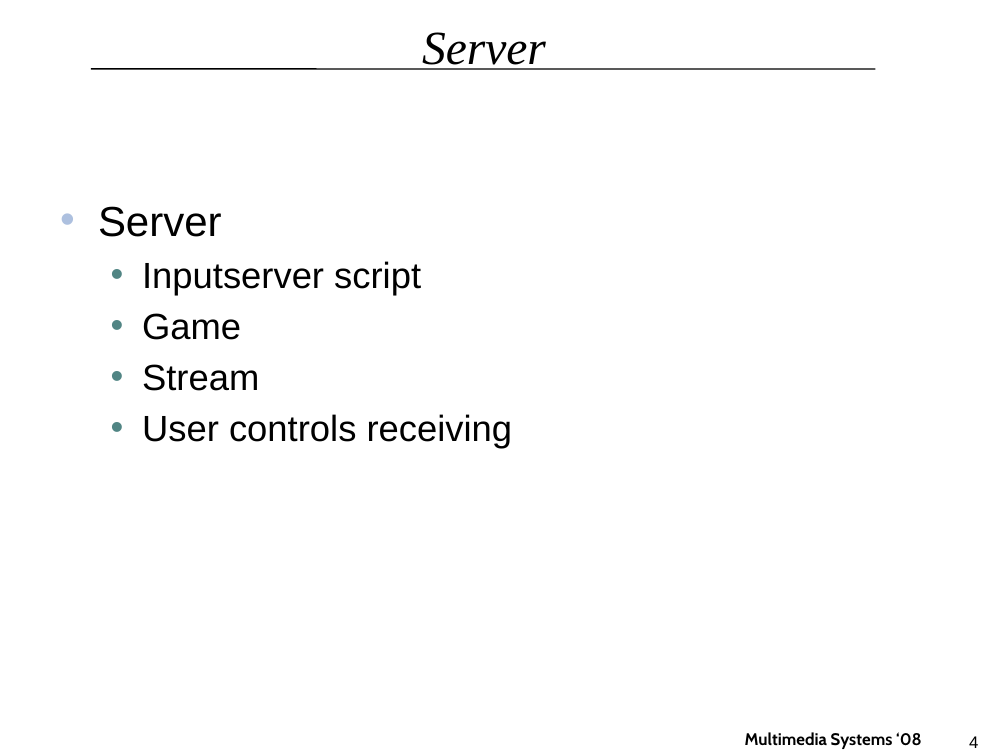
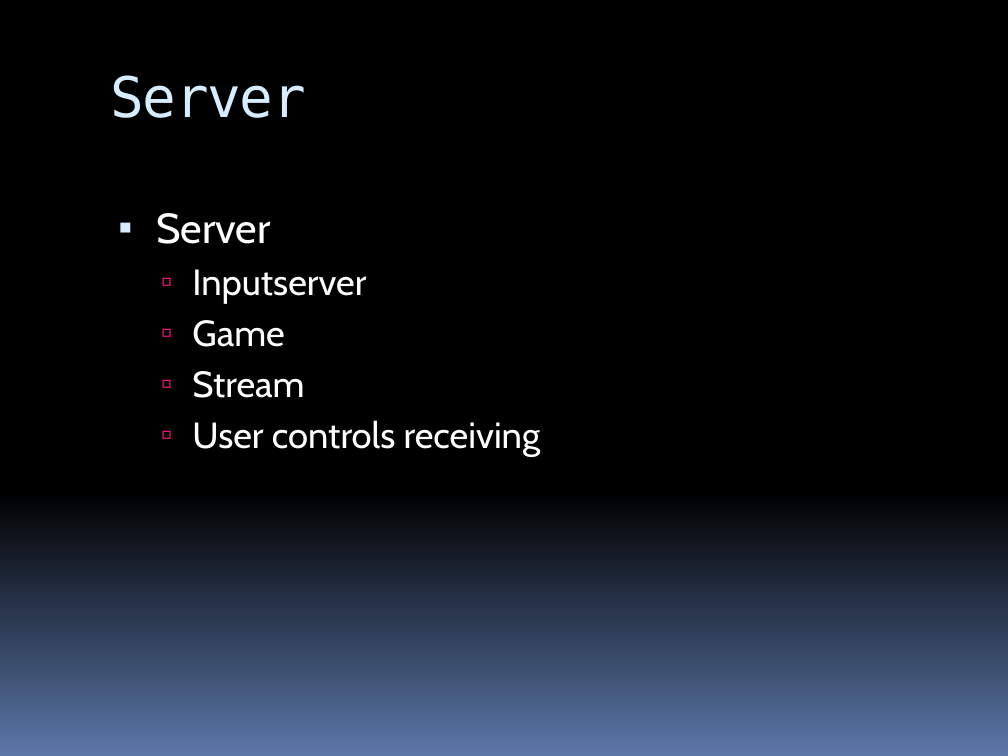
Before and after one commit to tv/C-WG3-1, a slide deck: slide 4 of docs/MMS_Final_Presentation.pptx. Drawn at 1008x756 pixels with LibreOffice and Linux fonts; fonts in the diff are those of the drawing; background and template pictures are left out. Boxes give left, top, right and bottom in pixels: in the first picture for what was removed or moved away, otherwise in the second. Text is boxed around its words. In the diff, an @@ line names an element or a change of style, - is before the commit and + after.

Commit message:
less mistakes, more style

```diff
--- a/docs/MMS_Final_Presentation.pptx
+++ b/docs/MMS_Final_Presentation.pptx
@@ background #FFFFFF to gradient #000000 to #5B77A8 @@
@@ title "Server": place and size @@
-title "Server" at box(422, 32, 546, 70)
+title "Server" at box(111, 75, 306, 118)
@@ title "Server" at box(111, 75, 306, 118): size 34 to 40 pt, font Times New Roman to DejaVu Sans Mono, text colour #000000 to #D6ECFF, letter spacing 0 to -1 pt, italic off; alignment centre to left; vertical alignment middle to top @@
@@ line removed from (91, 69) to (875, 69) @@
@@ text "Server": place and size @@
-text "Server" at box(98, 206, 513, 448)
+text "Server" at box(156, 213, 541, 456)
@@ text at box(156, 213, 541, 456): font Arial to Cabin, text colour #000000 to #FFFFFF in "Server", "Game", "Stream", "User controls receiving"; bullet • to ▪; more space between paragraphs; bullet colour #ADC0DF to #D6ECFF; bullet • to ▫; bullet colour #518584 to #EA157A @@
@@ text at box(192, 269, 366, 303): text changed; font Arial to Cabin; text colour #000000 to #FFFFFF @@
-  • Inputserver script
+  ▫ Inputserver
@@ text removed at box(745, 732, 922, 749) @@
-Multimedia Systems ‘08
@@ page number removed at box(969, 736, 978, 748) @@
-4
```
Also in this commit, not shown: 9 other slides changed.
